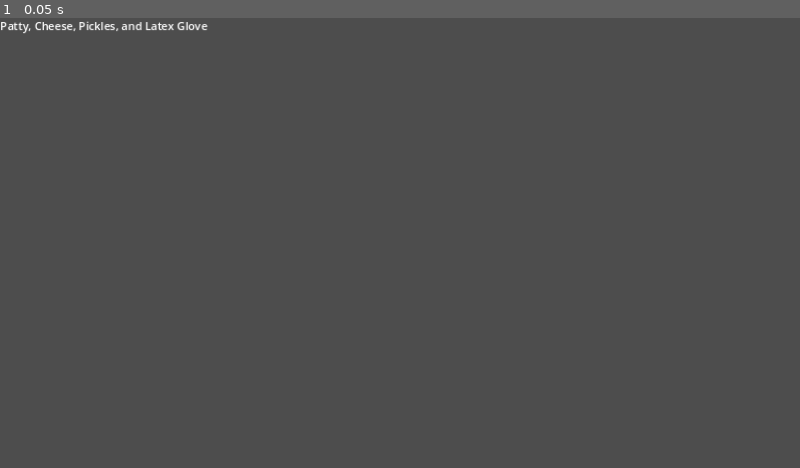
Above: before the commit, frame 1.
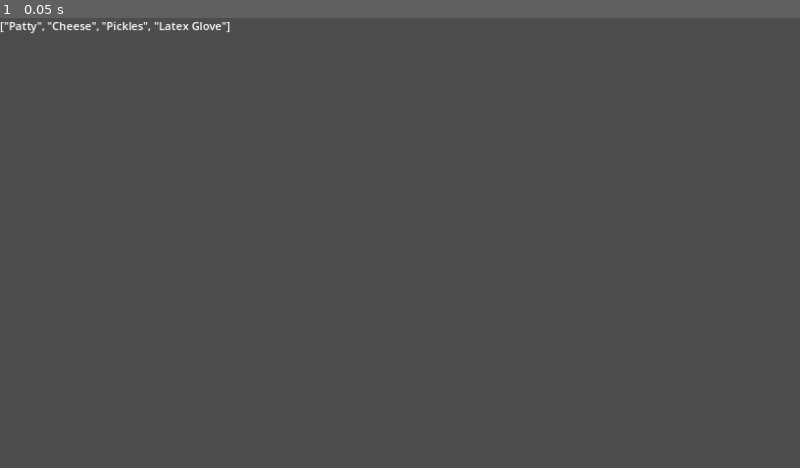
Above: after the commit, the same moment.

Repository: JaymesTMorris/The-Customer-Is-Always-Right
Game: Godot game, scene res://Scripts/burger_order_generator.tscn
Same seed, same stepped clock (60 frames per second), same inputs: the game is played once before the commit and once after it. This scene is started directly instead of the project's main scene.
Inputs:
- Up to frame 1 (0.05 s): no input

The runs differ from the first frame. In frame 1, 0.3% of the frame differs, in the area x 0-29%, y 0-4%.

Commit message:
generate() in burger order generator returns array instead of string
Also general readability improvements

Diff:
--- a/Scripts/burger_order_generator.gd
+++ b/Scripts/burger_order_generator.gd
@@ -2,6 +2,7 @@
 
 
 var ingredients : Dictionary = {
+	# ID : Ingredient Name
 	1 : "Patty" ,
 	2 : "Lettuce",
 	3 : "Pickles",
@@ -18,16 +19,20 @@
 }
 
 func _ready():
-	$Label.text = generate()
+	$Label.text = str(generate())
 
 func generate():
-	var order : Dictionary = {}
+	var order : Array = []
 	var ingredient_one = ingredients.get(1)
 	var ingredient_two = ingredients.get(randi_range(1, ingredients.size()))
 	while ingredient_two == ingredient_one:
 		ingredient_two = ingredients.get(randi_range(1, ingredients.size()))
 	var ingredient_three = ingredients.get(randi_range(1, ingredients.size()))
-	while ingredient_three == ingredient_one || ingredient_three == ingredient_two:
+	while (ingredient_three == ingredient_one) || (ingredient_three == ingredient_two):
 		ingredient_three = ingredients.get(randi_range(1, ingredients.size()))
 	var bad_ingredient = bad_ingredients.get(randi_range(1, bad_ingredients.size()))
-	return(ingredient_one + ", " + ingredient_two + ", " + ingredient_three +", and "+bad_ingredient)
+	order.append(ingredient_one)
+	order.append(ingredient_two)
+	order.append(ingredient_three)
+	order.append(bad_ingredient)
+	return(order)
